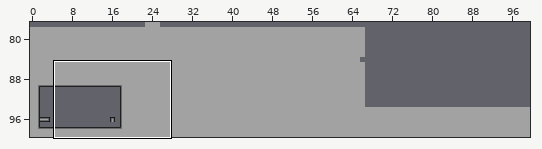
A Tiled map gets an edit: Maps/AiTests.tmx. The picture above shows the old version from afar; the outline marks the close-up.
Close-up. Before the commit:
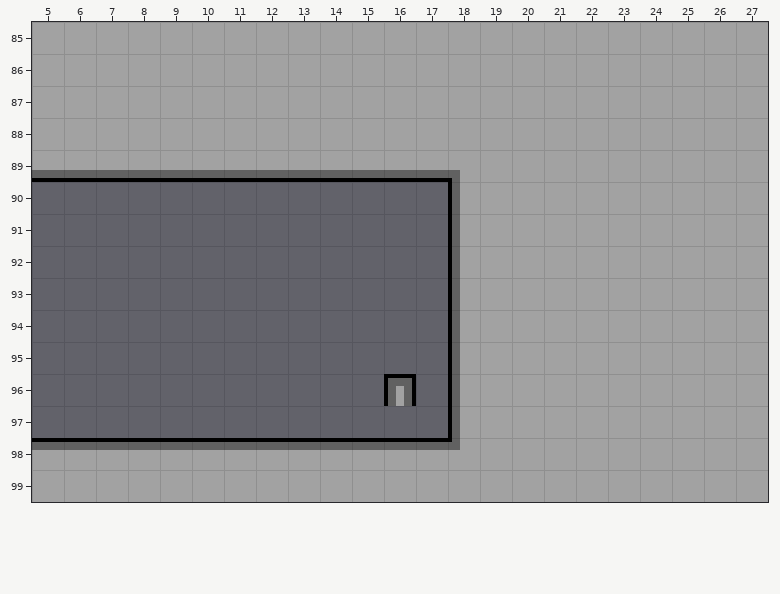
Cells are 32x32 px. Shown: x 5..27, y 85..99.
And afterwards:
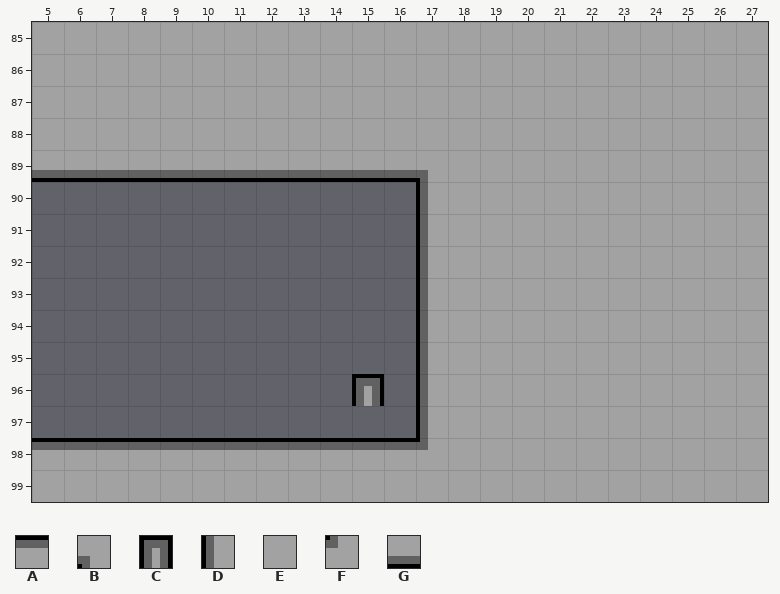
Key: from "testTileSet": A 1, B 4, C 5, D 8, E 9, F 12, G 17.
_ is an empty cell.
Tiles replaced or removed in this view: A, B, C, D, F, G.
What changed:
Changed rows in their new state; . is an unchanged cell.
Layer "Tiles":
first column x 15:
 89 ..BE
 90 ..DE
 91 ..DE
 92 ..DE
 93 ..DE
 94 ..DE
 95 ..DE
 96 C_DE
 97 ..DE
 98 ..FE
Boxes around the changes in both close-ups, in picture pixels (x1, y1, x2, y2):
changed: (352, 170, 460, 450)
